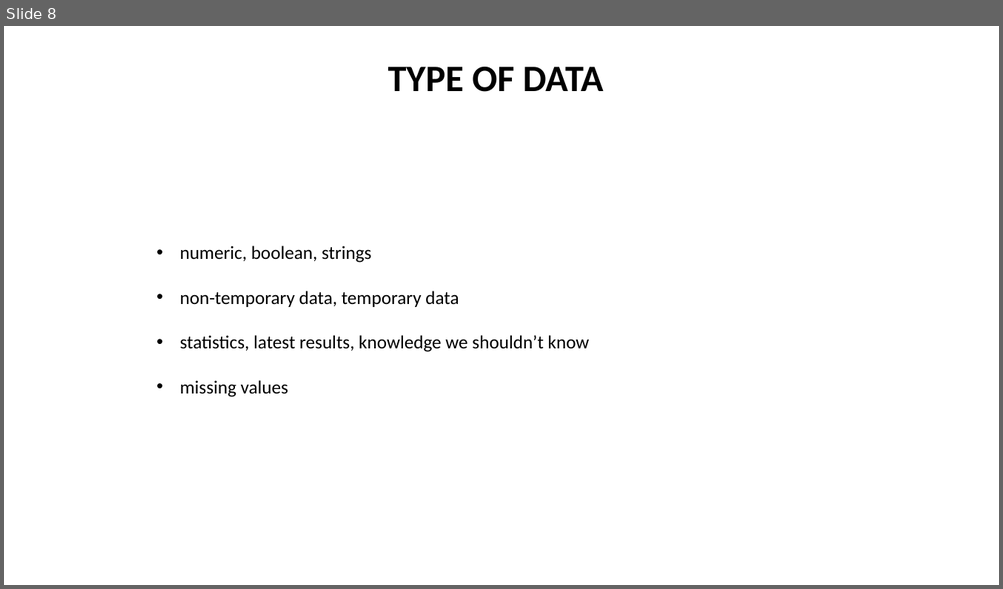
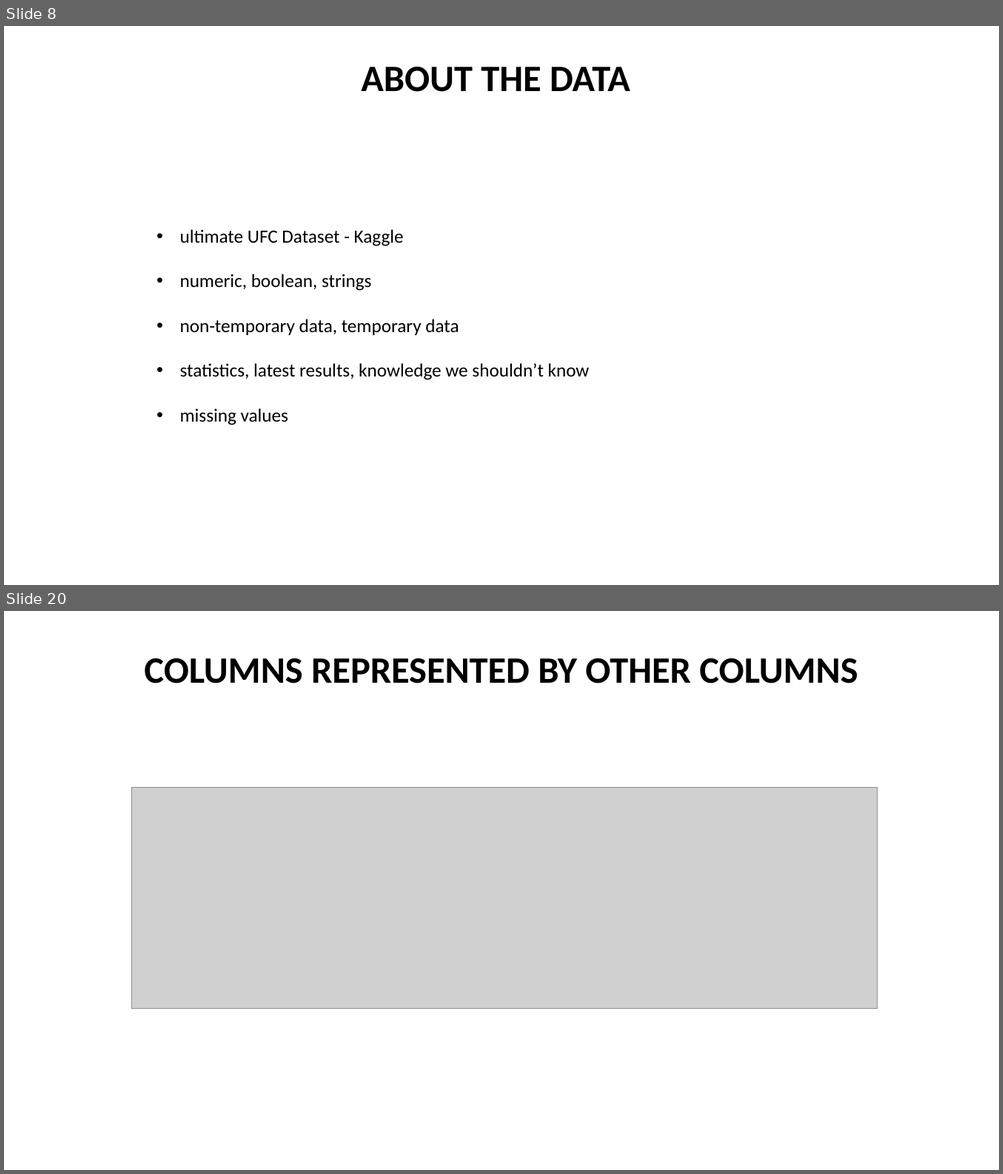
Before and after one commit to wilberquito/UFC-winner-predictor, a slide deck: presentation/presentation.pptx. Shown one above the other, each under a label of ours: slide 8 before the commit, slides 8 and 20 after it; the slides between them are not shown. The pictures are 1003x589 and 1003x1174 pixels, drawn with LibreOffice and Linux fonts; fonts in the diff are those of the drawing; grey boxes stand for pictures. Boxes give left, top, right and bottom in pixels: in the first picture for what was removed or moved away, otherwise in the second. Text is boxed around its words. In the diff, an @@ line names an element or a change of style, - is before the commit and + after.

```diff
--- a/presentation/presentation.pptx
+++ b/presentation/presentation.pptx
@@ slide 20 added at <box>4,611,999,1170</box>, background #FFFFFF @@
@@ title added at <box>144,658,857,684</box>, 36 pt, text #000000, bold @@
+COLUMNS REPRESENTED BY OTHER COLUMNS
@@ picture added at <box>131,788,877,1009</box> @@
@@ slide 8 changed as well @@
@@ title at <box>361,67,630,92</box>: text changed @@
-TYPE OF DATA
+ABOUT THE DATA
@@ text "ultimate UFC Dataset - Kaggle": place and size @@
-text "ultimate UFC Dataset - Kaggle" at <box>180,246,589,397</box>
+text "ultimate UFC Dataset - Kaggle" at <box>180,230,589,426</box>
@@ text at <box>180,230,404,247</box>: paragraph added @@
+• ultimate UFC Dataset - Kaggle
```
Also in this commit, not shown: 23 other slides added, 10 other files.
